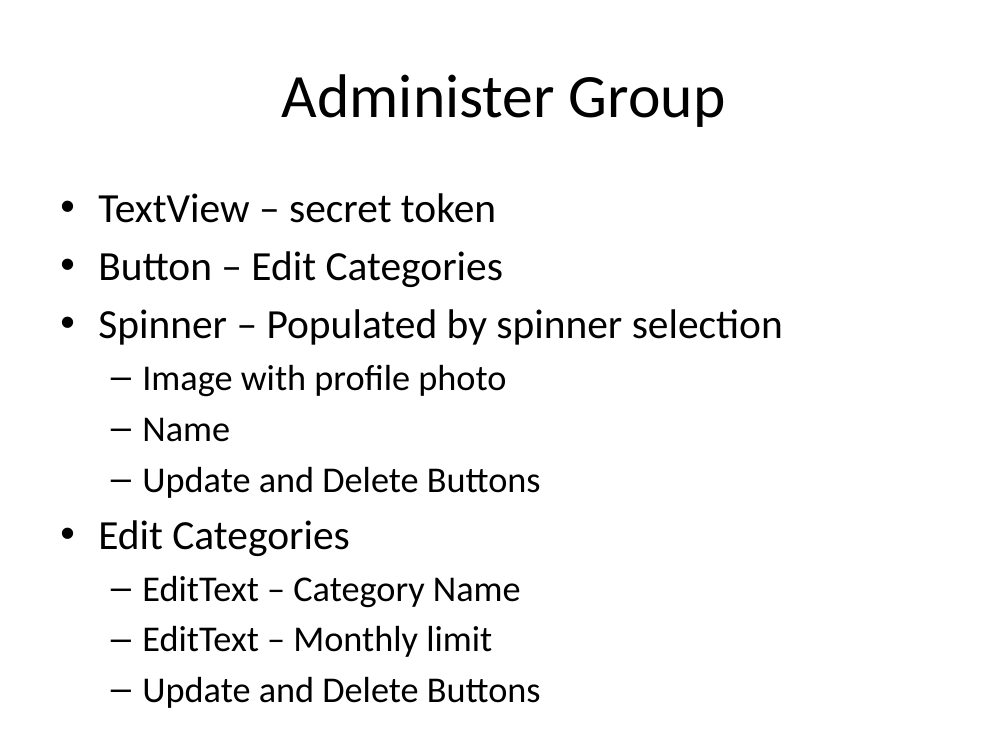
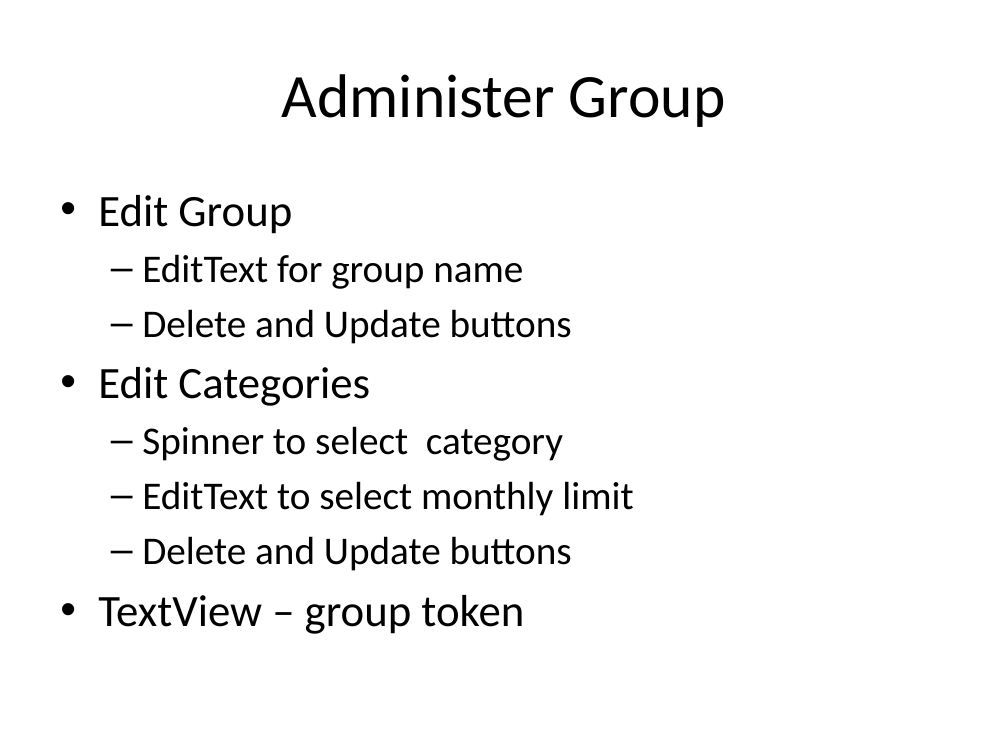
Before and after one commit to KodeFu/cis651project, a slide deck: slide 7 of ProjectLayouts.pptx (slide 5 before the commit). Drawn at 1008x756 pixels with LibreOffice and Linux fonts; fonts in the diff are those of the drawing. Boxes give left, top, right and bottom in pixels: in the first picture for what was removed or moved away, otherwise in the second. Text is boxed around its words. In the diff, an @@ line names an element or a change of style, - is before the commit and + after.

```diff
--- a/ProjectLayouts.pptx
+++ b/ProjectLayouts.pptx
@@ text at <box>98,195,572,344</box>: text changed; size 29.6 to 28 pt @@
-• TextView – secret token
-• Button – Edit Categories
-• Spinner – Populated by spinner selection
-  – Image with profile photo
-  – Name
-  – Update and Delete Buttons
+• Edit Group
+  – EditText for group name
+  – Delete and Update buttons
@@ text at <box>98,367,370,406</box>: size 29.6 to 32 pt in "Edit Categories" @@
@@ text at <box>98,426,633,634</box>: text changed; size 25.9 to 28 pt @@
-  – EditText – Category Name
-  – EditText – Monthly limit
-  – Update and Delete Buttons
+  – Spinner to select category
+  – EditText to select monthly limit
+  – Delete and Update buttons
+• TextView – group token
```
Also in this commit, not shown: 7 other slides changed, 1 slide added, 1 slide removed, 37 other files.
